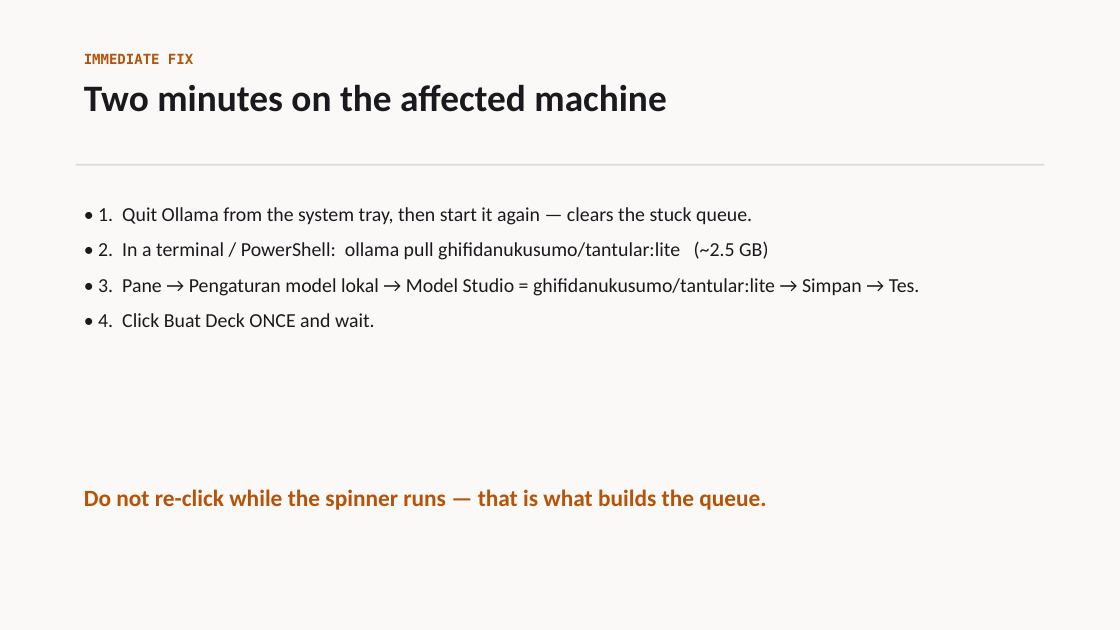
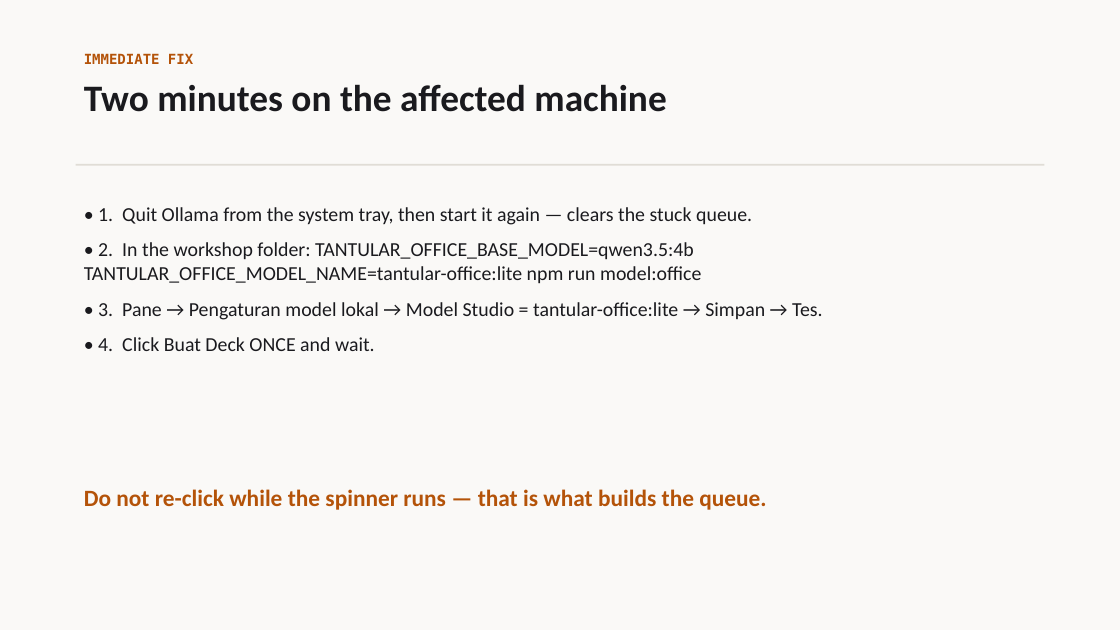
Before and after one commit to ghifiardi/LLM-Indonesia, a slide deck: slide 5 of tantular_office_addin/docs/MODEL_PERFORMANCE.pptx. Drawn at 1120x630 pixels with LibreOffice and Linux fonts; fonts in the diff are those of the drawing. Boxes give left, top, right and bottom in pixels: in the first picture for what was removed or moved away, otherwise in the second. Text is boxed around its words. In the diff, an @@ line names an element or a change of style, - is before the commit and + after.

```diff
--- a/tantular_office_addin/docs/MODEL_PERFORMANCE.pptx
+++ b/tantular_office_addin/docs/MODEL_PERFORMANCE.pptx
@@ text at (x1=84, y1=242, x2=823, y2=320): text changed @@
-• 2. In a terminal / PowerShell: ollama pull ghifidanukusumo/tantular:lite (~2.5 GB)
-• 3. Pane → Pengaturan model lokal → Model Studio = ghifidanukusumo/tantular:lite → Simpan → Tes.
+• 2. In the workshop folder: TANTULAR_OFFICE_BASE_MODEL=qwen3.5:4b TANTULAR_OFFICE_MODEL_NAME=tantular-office:lite npm run model:office
+• 3. Pane → Pengaturan model lokal → Model Studio = tantular-office:lite → Simpan → Tes.
```
Also in this commit, not shown: 6 other slides changed, 22 other files.
